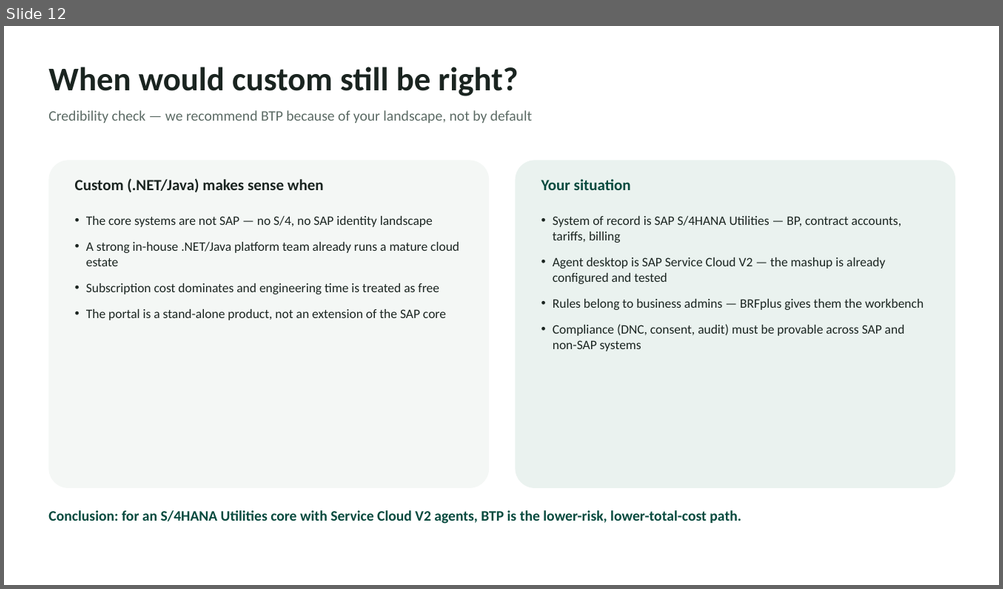
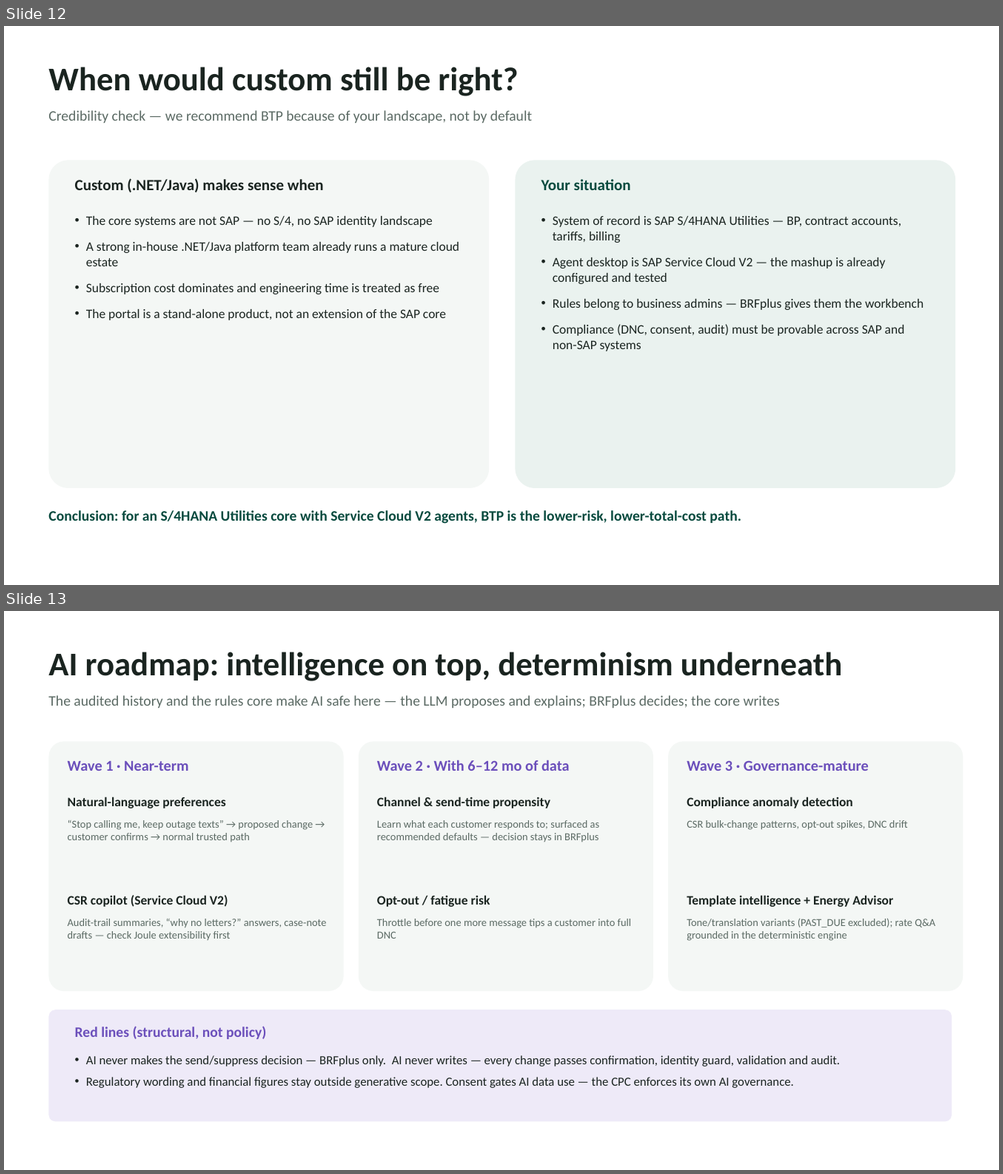
Before and after one commit to nammi2011/Smart-Grid-Portal, a slide deck: cpc/docs/CPC-Client-Presentation.pptx. Shown one above the other, each under a label of ours: slide 12 before the commit, slides 12 and 13 after it. The pictures are 1003x589 and 1003x1174 pixels, drawn with LibreOffice and Linux fonts; fonts in the diff are those of the drawing. Boxes give left, top, right and bottom in pixels: in the first picture for what was removed or moved away, otherwise in the second. Text is boxed around its words. In the diff, an @@ line names an element or a change of style, - is before the commit and + after.

```diff
--- a/cpc/docs/CPC-Client-Presentation.pptx
+++ b/cpc/docs/CPC-Client-Presentation.pptx
@@ slide 13 added at (4, 611, 999, 1170), background #FFFFFF @@
@@ text added at (48, 652, 842, 681), 32 pt, text #1A2420, bold @@
+AI roadmap: intelligence on top, determinism underneath
@@ text added at (48, 695, 780, 708), 14 pt, text #5B6A64 @@
+The audited history and the rules core make AI safe here — the LLM proposes and explains; BRFplus decides; the core writes
@@ rounded rectangle added at (48, 741, 344, 991), fill #F4F7F5 @@
@@ rounded rectangle added at (358, 741, 653, 991), fill #F4F7F5 @@
@@ rounded rectangle added at (668, 741, 963, 991), fill #F4F7F5 @@
@@ text added at (68, 761, 188, 771), 14.5 pt, text #6B4FBB, bold @@
+Wave 1 · Near-term
@@ text added at (377, 760, 569, 771), 14.5 pt, text #6B4FBB, bold @@
+Wave 2 · With 6–12 mo of data
@@ text added at (686, 760, 868, 771), 14.5 pt, text #6B4FBB, bold @@
+Wave 3 · Governance-mature
@@ text added at (68, 797, 225, 809), 12.5 pt, text #1A2420, bold @@
+Natural-language preferences
@@ text added at (377, 797, 550, 809), 12.5 pt, text #1A2420, bold @@
+Channel & send-time propensity
@@ text added at (686, 797, 853, 809), 12.5 pt, text #1A2420, bold @@
+Compliance anomaly detection
@@ text added at (68, 820, 313, 842), 10.3 pt, text #5B6A64 @@
+“Stop calling me, keep outage texts” → proposed change → customer confirms → normal trusted path
@@ text added at (377, 820, 600, 842), 10.3 pt, text #5B6A64 @@
+Learn what each customer responds to; surfaced as recommended defaults — decision stays in BRFplus
@@ text added at (686, 820, 908, 830), 10.3 pt, text #5B6A64 @@
+CSR bulk-change patterns, opt-out spikes, DNC drift
@@ text added at (68, 895, 228, 907), 12.5 pt, text #1A2420, bold @@
+CSR copilot (Service Cloud V2)
@@ text added at (377, 895, 490, 907), 12.5 pt, text #1A2420, bold @@
+Opt-out / fatigue risk
@@ text added at (686, 895, 893, 907), 12.5 pt, text #1A2420, bold @@
+Template intelligence + Energy Advisor
@@ text added at (68, 919, 326, 940), 10.3 pt, text #5B6A64 @@
+Audit-trail summaries, “why no letters?” answers, case-note drafts — check Joule extensibility first
@@ text added at (377, 919, 632, 939), 10.3 pt, text #5B6A64 @@
+Throttle before one more message tips a customer into full DNC
@@ text added at (686, 919, 935, 941), 10.3 pt, text #5B6A64 @@
+Tone/translation variants (PAST_DUE excluded); rate Q&A grounded in the deterministic engine
@@ rounded rectangle added at (48, 1010, 951, 1122), fill #EEEAF8 @@
@@ text added at (75, 1026, 266, 1039), 14 pt, text #6B4FBB, bold @@
+Red lines (structural, not policy)
@@ text added at (86, 1056, 839, 1088), 12 pt, text #1A2420 @@
+• AI never makes the send/suppress decision — BRFplus only. AI never writes — every change passes confirmation, identity guard, validation and audit.
+• Regulatory wording and financial figures stay outside generative scope. Consent gates AI data use — the CPC enforces its own AI governance.
```
Also in this commit, not shown: 3 other files.
